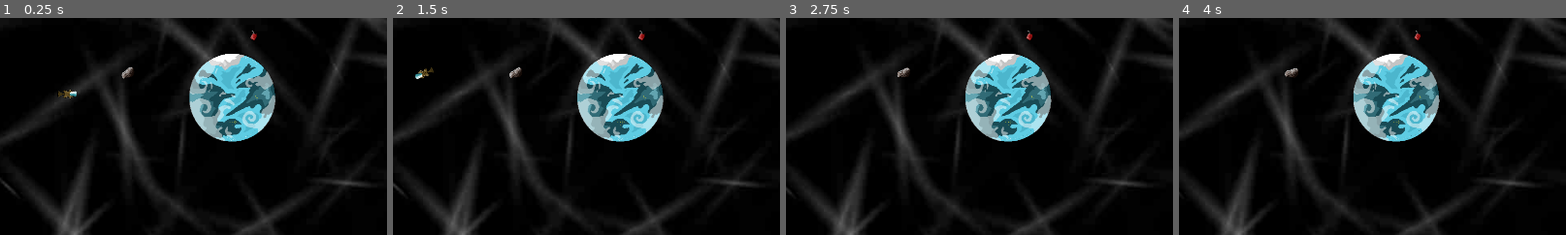
Above: before the commit, frames 1-4 (left to right).
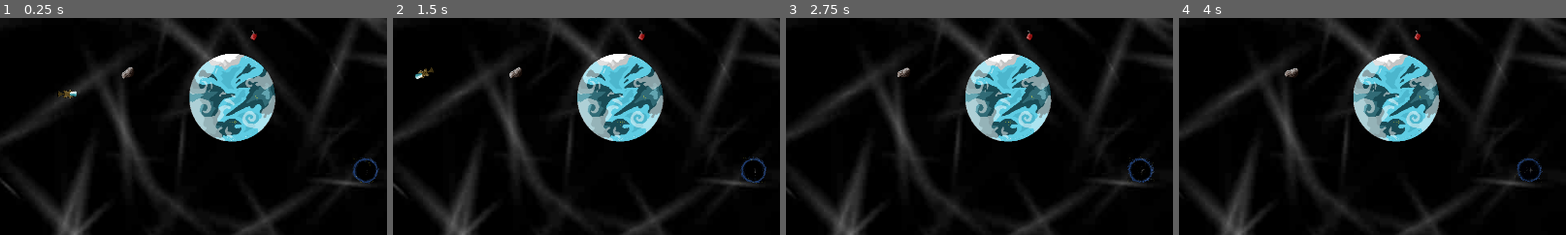
Above: after the commit, the same moments.

Repository: ricargoes/super-platypus-drifter
Game: Godot game, scene res://levels/Level1.tscn
Same seed, same stepped clock (60 frames per second), same inputs: the game is played once before the commit and once after it. The project has no main scene, so this scene is started directly.
Inputs:
- Up to frame 1 (0.25 s): no input
- Up to frame 2 (1.5 s): hold Right (ship_turn_right) 0.53-1.28 s; hold Space (ship_boost) 0.53-1.28 s; hold Left (ship_turn_left) from 1.28 s (still down); tap Space (ship_boost) at 1.35 s
- Up to frame 3 (2.75 s): release Left (ship_turn_left) at 2.03 s; hold Right (ship_turn_right) from 2.03 s (still down); hold Space (ship_boost) from 2.03 s (still down)
- Up to frame 4 (4 s): release Space (ship_boost) at 2.78 s; tap Space (ship_boost) at 2.85 s; release Right (ship_turn_right) at 3.53 s; hold Left (ship_turn_left) from 3.53 s (still down); hold Space (ship_boost) from 3.53 s (still down)
The pictures show only the part of the screen within x 41-91%, y 33-82%; the shares and areas given below are measured in that part.

The runs differ from the first frame. In frame 1, 0.2% of the frame differs, in the area x 90-98%, y 64-77%; in frame 2, 0.2%; in frame 3, 0.2%; in frame 4, 0.2%.
Error in both runs: Invalid get index 'position' (on base: 'previously freed instance'). (res://levels/Level.gd:39)

Commit message:
Black holes

Diff:
--- a/actors/Asteroid.tscn
+++ b/actors/Asteroid.tscn
@@ -14,5 +14,4 @@
 
 [node name="CollisionShape2D" type="CollisionShape2D" parent="."]
 rotation = 0.785398
-scale = Vector2( 1, 1 )
 shape = SubResource( 1 )
--- /dev/null
+++ b/actors/BlackHole.gd
@@ -0,0 +1,26 @@
+extends Area2D
+
+var affected_bodies = []
+
+var sucking_strenght = 2
+
+func _ready():
+	get_node("AnimatedSprite").playing = true
+	set_process(true)
+
+func _process(delta):
+	var body_to_bh = null
+	var sucking_factor = null
+	for body in affected_bodies:
+		if body is Node2D:
+			body_to_bh = get_global_position() - body.get_global_position()
+			sucking_factor = sucking_strenght / body_to_bh.length()
+			body.translate(body_to_bh * sucking_factor)
+
+func _on_BlackHole_body_entered(body):
+	if not affected_bodies.has(body):
+		affected_bodies.append(body)
+
+func _on_BlackHole_body_exited(body):
+	if affected_bodies.has(body):
+		affected_bodies.remove(affected_bodies.find(body))
--- /dev/null
+++ b/actors/BlackHole.tscn
@@ -0,0 +1,42 @@
+[gd_scene load_steps=12 format=2]
+
+[ext_resource path="res://actors/black_hole/black_hole_03.png.png" type="Texture" id=1]
+[ext_resource path="res://actors/black_hole/black_hole_05.png.png" type="Texture" id=2]
+[ext_resource path="res://actors/black_hole/black_hole_06.png.png" type="Texture" id=3]
+[ext_resource path="res://actors/black_hole/black_hole_02.png.png" type="Texture" id=4]
+[ext_resource path="res://actors/black_hole/black_hole_01.png.png" type="Texture" id=5]
+[ext_resource path="res://actors/black_hole/black_hole_07.png.png" type="Texture" id=6]
+[ext_resource path="res://actors/black_hole/black_hole_04.png.png" type="Texture" id=7]
+[ext_resource path="res://actors/BlackHole.gd" type="Script" id=8]
+
+[sub_resource type="SpriteFrames" id=1]
+animations = [ {
+"frames": [ ExtResource( 5 ), ExtResource( 4 ), ExtResource( 1 ), ExtResource( 7 ), ExtResource( 2 ), ExtResource( 3 ), ExtResource( 6 ) ],
+"loop": true,
+"name": "default",
+"speed": 5.0
+} ]
+
+[sub_resource type="CircleShape2D" id=2]
+
+[sub_resource type="CircleShape2D" id=3]
+
+[node name="BlackHole" type="Area2D"]
+collision_layer = 0
+script = ExtResource( 8 )
+
+[node name="AnimatedSprite" type="AnimatedSprite" parent="."]
+frames = SubResource( 1 )
+
+[node name="CollisionShape2D" type="CollisionShape2D" parent="."]
+scale = Vector2( 15, 15 )
+shape = SubResource( 2 )
+
+[node name="StaticBody2D" type="StaticBody2D" parent="."]
+collision_layer = 2
+
+[node name="CollisionShape2D" type="CollisionShape2D" parent="StaticBody2D"]
+scale = Vector2( 3, 3 )
+shape = SubResource( 3 )
+[connection signal="body_entered" from="." to="." method="_on_BlackHole_body_entered"]
+[connection signal="body_exited" from="." to="." method="_on_BlackHole_body_exited"]
--- a/levels/Level1.tscn
+++ b/levels/Level1.tscn
@@ -1,9 +1,10 @@
-[gd_scene load_steps=5 format=2]
+[gd_scene load_steps=6 format=2]
 
 [ext_resource path="res://powerups/FuelCan.tscn" type="PackedScene" id=1]
 [ext_resource path="res://levels/Level.gd" type="Script" id=2]
 [ext_resource path="res://planets/Planet.tscn" type="PackedScene" id=3]
 [ext_resource path="res://actors/Asteroid.tscn" type="PackedScene" id=4]
+[ext_resource path="res://actors/BlackHole.tscn" type="PackedScene" id=5]
 
 [node name="Level1" type="Node2D"]
 script = ExtResource( 2 )
@@ -28,3 +29,6 @@
 
 [node name="Asteroid" parent="Obstacles" instance=ExtResource( 4 )]
 position = Vector2( 406.374, 487.332 )
+
+[node name="BlackHole" parent="Obstacles" instance=ExtResource( 5 )]
+position = Vector2( 992.956, 728.671 )
Binary file added: actors/black_hole/black_hole_01.png.png
Not shown, added: actors/black_hole/black_hole_01.png.png.import
Binary file added: actors/black_hole/black_hole_02.png.png
Not shown, added: actors/black_hole/black_hole_02.png.png.import
Binary file added: actors/black_hole/black_hole_03.png.png
Not shown, added: actors/black_hole/black_hole_03.png.png.import
Binary file added: actors/black_hole/black_hole_04.png.png
Not shown, added: actors/black_hole/black_hole_04.png.png.import
Binary file added: actors/black_hole/black_hole_05.png.png
Not shown, added: actors/black_hole/black_hole_05.png.png.import
Binary file added: actors/black_hole/black_hole_06.png.png
Not shown, added: actors/black_hole/black_hole_06.png.png.import
(and 2 more such lines)
